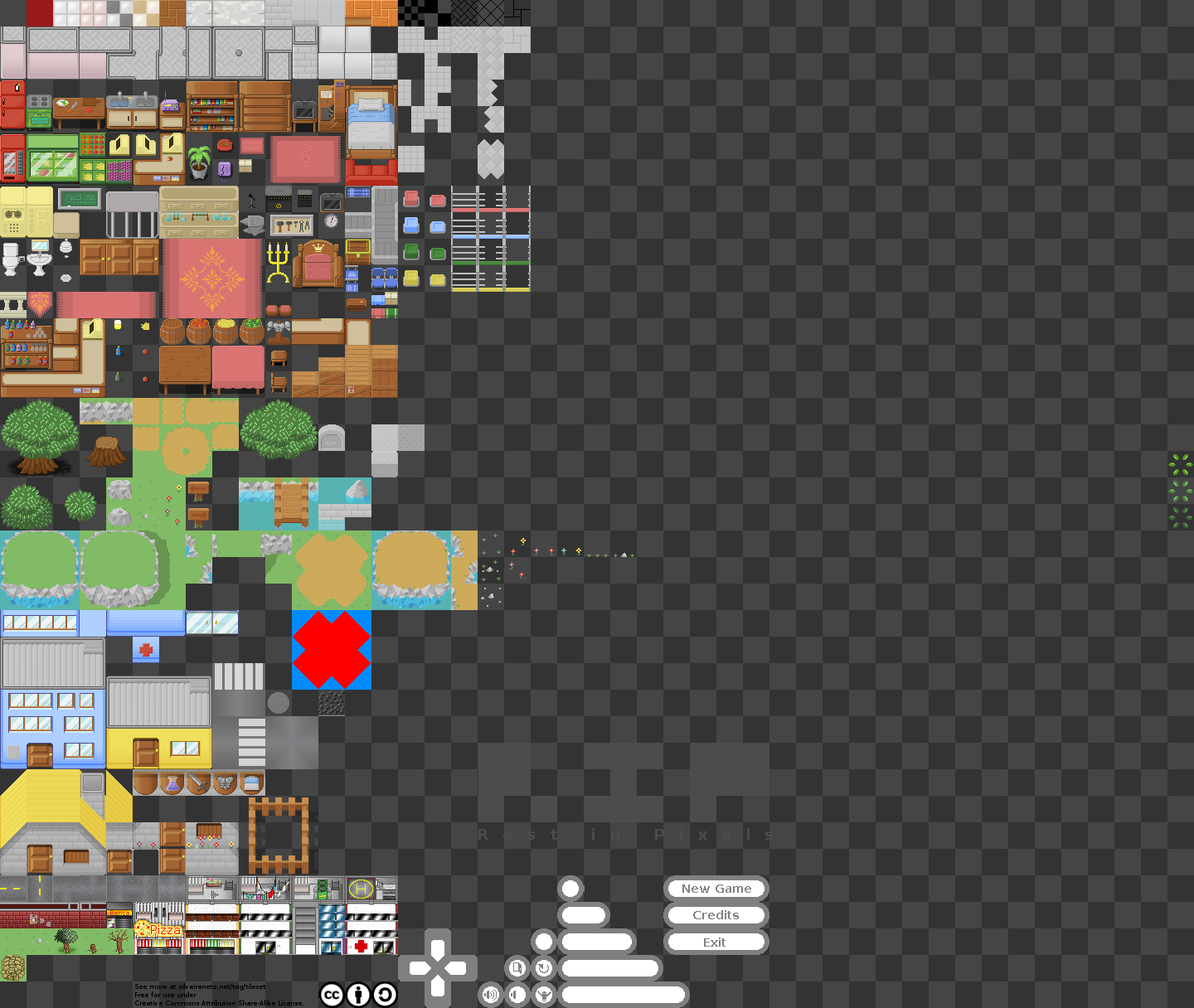
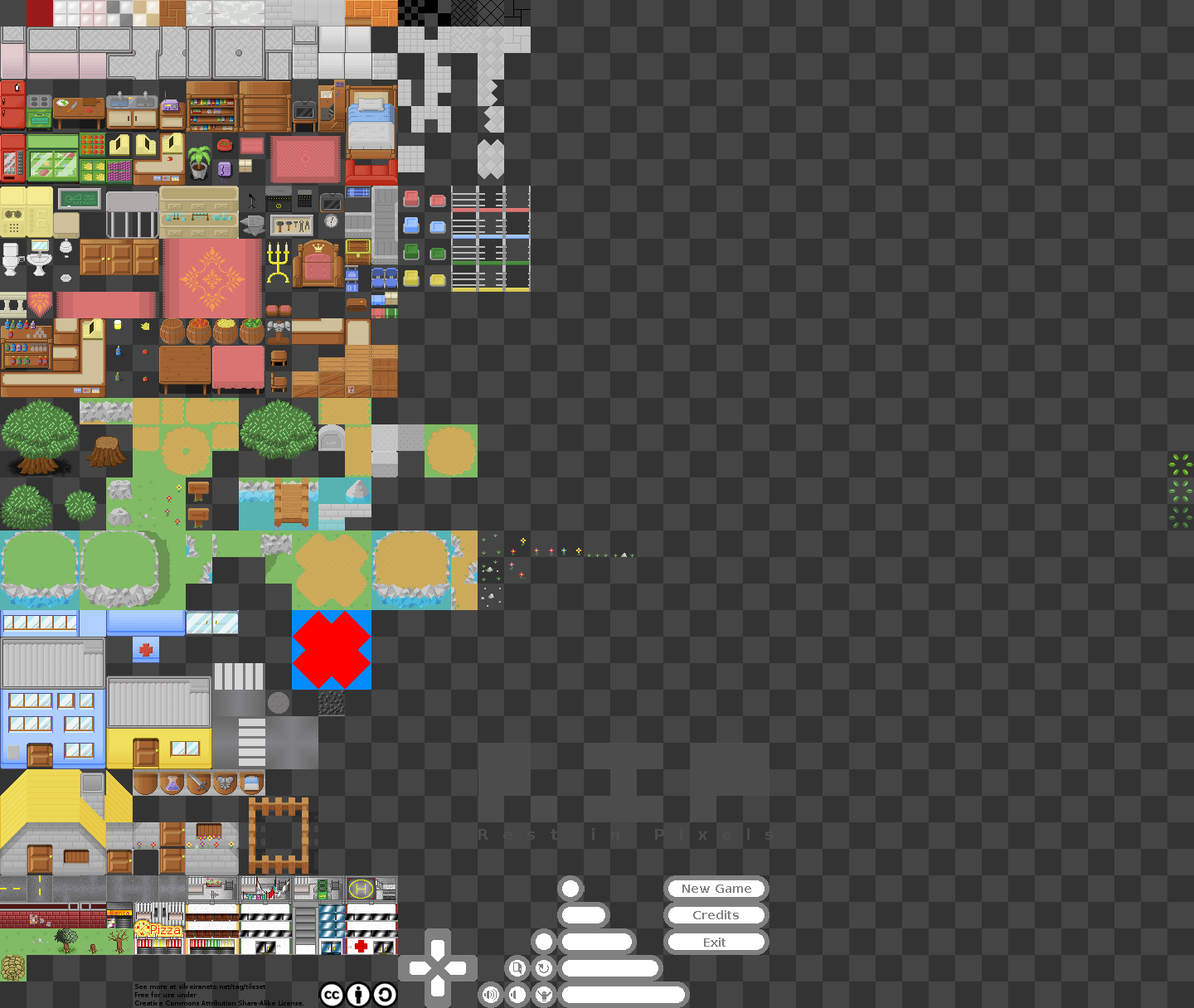
Two versions of the same layered image (1194 × 1008). Layer-by-layer changes:
painted on "Background" over box(318, 397, 478, 478)
